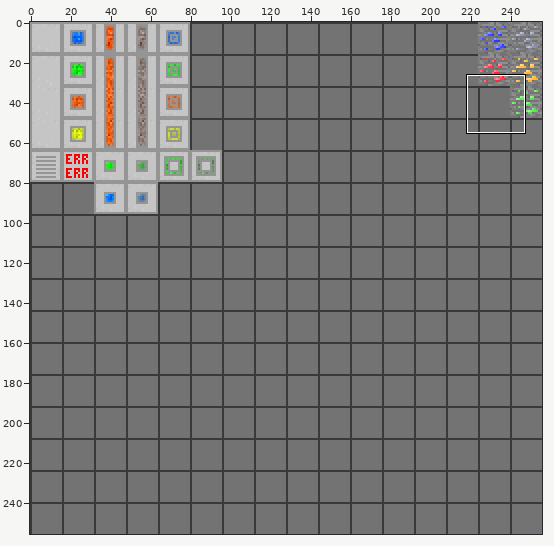
One commit to this sprite sheet: mcp/src/minecraft/sammko/qc/block.png. The picture above shows the old version from afar; the outline marks the close-up.
Close-up. Before the edit:
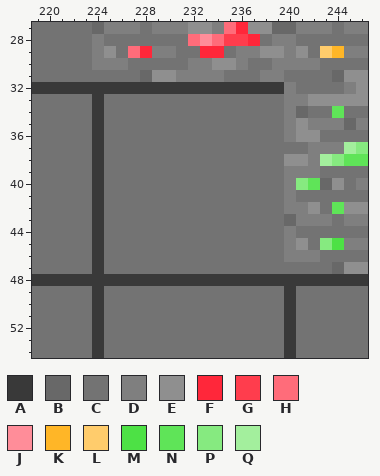
The file is 256x256 pixels. Colours within 5 levels of each other are drawn and written as one. Shown: x 219..246, y 27..54.
Palette (. is transparent): A #393939  B #686868  C #737373  D #7f7f7f  E #8f8f8f  F #ff273a  G #ff3d4d  H #ff6c7a  J #ff8d99  K #ffb627  L #ffcc6c  M #4de145  N #5fe458  P #86ea80  Q #a3ef9d
Pixels before, first column x 219:
27 CCCCCBDDDCDDDEEDHFEEBBDDDCDD
28 CCCCCDCCCCCCCHJHGGFCDDCCCCCC
29 CCCCCDECHFDDCCFFCDDEEDECLKDD
30 CCCCCDDDCCCCCDDEEDCCDDDDCCCC
31 CCCCCCCCCBEEDDDDCCCDDCCCCBEE
32 AAAAAAAAAAAAAAAAAAAAADCCCCDE
33 CCCCCACCCCCCCCCCCCCCCDDEEEEE
34 CCCCCACCCCCCCCCCCCCCCDBCCNCC
35 CCCCCACCCCCCCCCCCCCCCDEDDDBD
36 CCCCCACCCCCCCCCCCCCCCDEECCCC
37 CCCCCACCCCCCCCCCCCCCCCCDDDQP
38 CCCCCACCCCCCCCCCCCCCCEEDQPNN
39 CCCCCACCCCCCCCCCCCCCCDDDCCCC
40 CCCCCACCCCCCCCCCCCCCCDPNBECD
41 CCCCCACCCCCCCCCCCCCCCDCCCCCC
42 CCCCCACCCCCCCCCCCCCCCDDECNEE
43 CCCCCACCCCCCCCCCCCCCCBDDDCDD
44 CCCCCACCCCCCCCCCCCCCCDCCCCCC
45 CCCCCACCCCCCCCCCCCCCCDECPMDD
46 CCCCCACCCCCCCCCCCCCCCDDDCCCC
47 CCCCCACCCCCCCCCCCCCCCCCCCBEE
48 AAAAAAAAAAAAAAAAAAAAAAAAAAAA
49 CCCCCACCCCCCCCCCCCCCCACCCCCC
50 CCCCCACCCCCCCCCCCCCCCACCCCCC
51 CCCCCACCCCCCCCCCCCCCCACCCCCC
52 CCCCCACCCCCCCCCCCCCCCACCCCCC
53 CCCCCACCCCCCCCCCCCCCCACCCCCC
54 CCCCCACCCCCCCCCCCCCCCACCCCCC
The same view after the edit:
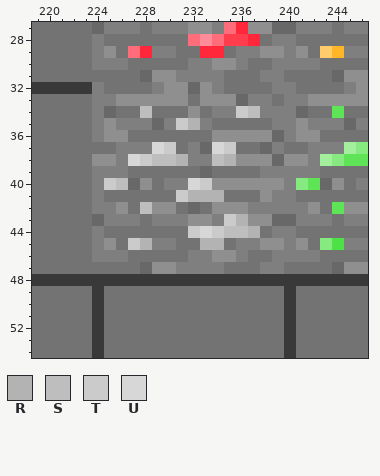
Colours new in this view: R #b3b3b3  S #bebebe  T #cbcbcb  U #d7d7d7
Difference:
Changed rows in their new state; - is an unchanged pixel.
first column x 224:
32 DCCCCDEEBEDCCCCD
33 DDEEEEEE-EEEBDD-
34 DB--S---E-DDTSDD
35 DEDDDBDTRD-----D
36 DEE-------EEEEEB
37 C-DDDUT-DBUT--BD
38 EEDUTSSRDDSREEEB
39 DDD------B----DD
40 DTSBE-DDUTEEEEEE
41 D------TRRR---ED
42 DDE-SEE-B-EEEDDD
43 BDDD-DDDEEDTREEB
44 D-------TUTSSR-D
45 DE-TRDD--RR-DDEE
46 DDD-----DDEED--D
47 C---BEEDDDD---DD
Pixel boxes of the changes (left, top, right, bottom) in both close-ups:
changed: (92, 82, 284, 274)
